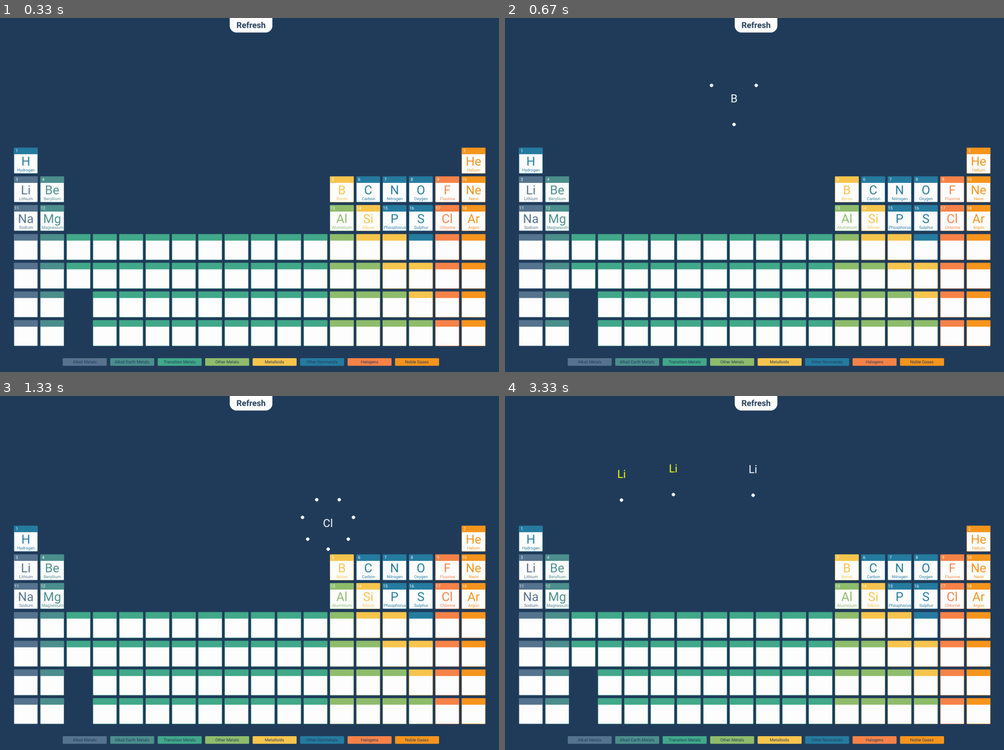
Above: before the commit, frames 1-4 (two rows, left to right).
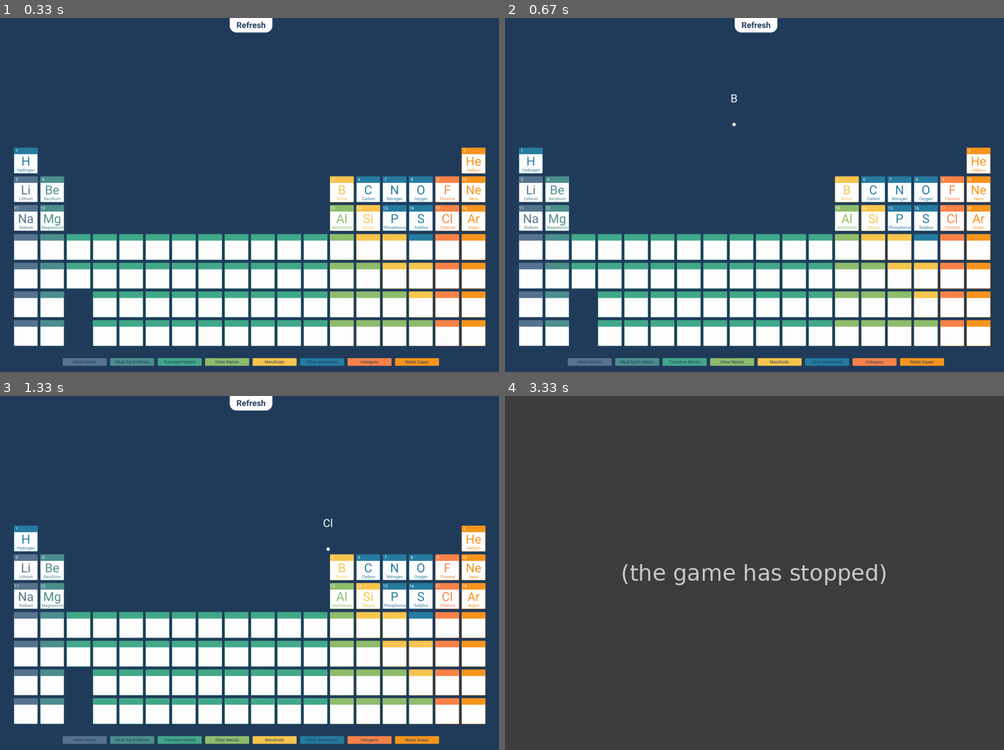
Above: after the commit, the same moments.

Repository: 15collinst/Pygame
Game: pygame game, started from main.py
Two runs of this game, one before a commit and one after it. Both use one fixed random seed, a clock stepped at 60 frames per second and the inputs below.
Inputs (mouse positions are in pixels of both pictures, inside the frame that each line leads up to):
- Up to frame 1 (0.33 s): no input
- Up to frame 2 (0.67 s): press the mouse at (844, 187) at 0.37 s; move the mouse to (789, 141) at 0.47 s; release the mouse at (734, 99) at 0.6 s
- Up to frame 3 (1.33 s): click (249, 403) at 0.72 s; press the mouse at (449, 594) at 1.03 s; move the mouse to (389, 558) at 1.13 s; release the mouse at (329, 523) at 1.27 s
- Up to frame 4 (3.33 s): press the mouse at (754, 403) at 1.37 s; move the mouse to (699, 544) at 1.47 s; release the mouse at (644, 682) at 1.6 s; press the mouse at (529, 565) at 1.7 s; move the mouse to (594, 516) at 1.8 s; release the mouse at (659, 466) at 1.93 s; press the mouse at (529, 565) at 2.03 s; move the mouse to (669, 519) at 2.13 s; release the mouse at (809, 470) at 2.27 s; press the mouse at (529, 565) at 2.37 s; move the mouse to (554, 523) at 2.47 s; release the mouse at (579, 477) at 2.6 s

Frame 1 is identical in both runs. In frame 2, less than 0.1% of the frame differs, in the area x 41-51%, y 18-20%; in frame 3, less than 0.1%; in frame 4, 100%, in the area x 0-100%, y 0-100%.
Error after the commit: IndexError: list index out of range (sprite.py line 122); the game stopped at 3.08 s (later frames are placeholders)

Commit message:
Involved electrons in the bonding of elements

Diff:
--- a/electron.py
+++ b/electron.py
@@ -4,20 +4,30 @@
 class Electron():
     def __init__(electron):
         electron.angle = 0
-        electron.reactivity = 0
         electron.colour = (255, 255, 255)
         electron.size = 5
+        electron.bonded = False
 
-    def get_position(electron, mx, my, angle):
+    def get_angle(electron, other_x, other_y, ex, ey):
+        x, y = electron.get_position(ex, ey)
+        dx = x - other_x
+        dy = y - other_y
+
+        adjustment = math.degrees(math.atan2(dx, dy))+90
+
+    def get_position(electron, mx, my):
         orbit_radius = 75
-        sine_of_orbit_degree = math.sin(angle * 0.0174532925)
+        sine_of_orbit_degree = math.sin(electron.angle * 0.0174532925)
         x_coordinate = mx + (sine_of_orbit_degree * orbit_radius)
 
-        cosine_of_orbit_degree = math.cos(angle * 0.0174532925)
+        cosine_of_orbit_degree = math.cos(electron.angle * 0.0174532925)
         y_coordinate = my + (cosine_of_orbit_degree * orbit_radius)
 
         return [x_coordinate, y_coordinate]
 
-    def draw(electron, SCREEN, angle, mx, my):
-        orbit_pos = electron.get_position(mx, my, angle)
+    def draw(electron, SCREEN, mx, my):
+        orbit_pos = electron.get_position(mx, my)
         pygame.draw.circle(SCREEN, electron.colour, orbit_pos, electron.size, 0)
+
+    def get_bonded(electron):
+        return electron.bonded
--- a/sprite.py
+++ b/sprite.py
@@ -9,14 +9,18 @@
         element.x = x
         element.y = y
 
-        # set the elements starting angle and shared electrons
+        # set the electrons starting angle and shared electrons
         element.angle = 0
-        element.shared_electrons = 0
 
         # set the symbol of the electron
         element.symbols = ["H", "He","Li","Be","B","C","N","O","F","Ne","Na","Mg","Al","Si","P","S","Cl","Ar"]
         element.font = pygame.font.Font("assets/sprites/Roboto-Regular.ttf", 32)
         element.symbol = element.font.render(element.symbols[element.atomic_number -1], True, (255,255,255))
+
+        # lists to store elements electrons
+        element.unbonded_electrons = []
+        element.bonded_electrons = []
+        element.borrowed_electrons = []
 
         # deduce the number of outer shell electrons
         num_of_electrons = atomic_number
@@ -25,11 +29,10 @@
         if atomic_number > 10:
             num_of_electrons = atomic_number - 10
 
-        # creates all the electrons for this element
-        electrons = []
+        # creates all the electrons for this element and adds them to the unbonded list
         for i in range(num_of_electrons):
-            electrons.append(electron.Electron())
-        element.electrons = electrons
+            element.unbonded_electrons.append(electron.Electron())
+
 
     # set the elements coordinates
     def set_coordinates(element, x, y):
@@ -41,7 +44,7 @@
         return element.x, element.y
 
     def get_num_of_electrons(element):
-        return len(element.electrons)
+        return len(element.unbonded_electrons) + len(element.bonded_electrons) + len(element.borrowed_electrons)
 
     # draws the element on the screen
     def draw(element, SCREEN):
@@ -49,25 +52,10 @@
         sprite_centre_y = element.y - element.symbol.get_height() / 2
         SCREEN.blit(element.symbol, (sprite_centre_x, sprite_centre_y))
 
-        # draw all of the electrons going around the element
-        for i in range(len(element.electrons)):
-            rotation = i * (360 / len(element.electrons))
-            element.electrons[i].draw(SCREEN, element.angle+rotation, element.x, element.y)
-
-    def active(element, mx, my, static_elements):
-        if not static_elements:
-            element.angle += 1
-        else:
-            for static_element in static_elements:
-                if math.sqrt(((static_element[1] - mx) ** 2) + ((static_element[2] - my) ** 2) ) > 300:
-                    print(f"not colliding with {static_element}")
-                else:
-                    print(f"colliding with {static_element}")
-
-
+        element.draw_electrons(SCREEN)
 
     def get_sharing_electrons(element):
-        num_of_outer_electrons = element.get_num_of_electrons() + element.shared_electrons
+        num_of_outer_electrons = element.get_num_of_electrons()
 
         # exeption for H and He which are trying to achive an outer shell of 2
         if element.atomic_number <= 2:
@@ -97,6 +85,7 @@
                         x,y = element.move_element(ex, ey, ox, oy, "push")
                         other_element.set_coordinates(x,y)
 
+
                 # if the element is bonded and too close to something else then push apart to a 100px distance
                 if element.get_sharing_electrons() == None or other_element.get_sharing_electrons() == None:
                     if distance_apart < (75 * 2):
@@ -104,20 +93,39 @@
                         other_element.set_coordinates(x,y)
 
 
+                # if elements both have a free electron then move closer together and if theyre touching theyre bonded
                 if element.get_sharing_electrons() != None and other_element.get_sharing_electrons() != None:
                     if distance_apart > (75 * 2):
                          x,y = element.move_element(ex, ey, ox, oy, "pull")
                          other_element.set_coordinates(x,y)
-                    if distance_apart < (74 * 2):
+
+                    if distance_apart < (75 * 2):
                         x,y = element.move_element(ex, ey, ox, oy, "push")
                         other_element.set_coordinates(x,y)
 
                     if distance_apart == (75 * 2):
-                        element.shared_electrons += 1
-                        other_element.shared_electrons += 1
-                        element.symbol = element.font.render(element.symbols[element.atomic_number -1], True, (255,255,0))
-                        other_element.symbol = other_element.font.render(other_element.symbols[other_element.atomic_number -1], True, (255,255,0))
+                        element.set_bonded(other_element)
+                        other_element.set_bonded(element)
+                        for i in range(len(element.unbonded_electrons)):
+                            element.unbonded_electrons[i].angle += 1
 
+    def draw_electrons(element, SCREEN):
+        #draw unbonded electrons
+        for electron in element.unbonded_electrons:
+            electron.draw(SCREEN, element.x, element.y)
+        # draw bonded electrons
+        for electron in element.bonded_electrons:
+            electron.draw(SCREEN, element.x, element.y)
+
+    def set_bonded(element, other_element):
+        # move unbonded electron to bonded electrons
+        element.bonded_electrons.append(element.unbonded_electrons[0])
+        element.unbonded_electrons.pop(0)
+
+        # move bonded electron to other elements borrowed electrons
+        other_element.bonded_electrons.append(element.bonded_electrons[0])
+
+        element.symbol = element.font.render(element.symbols[element.atomic_number -1], True, (255,0,255))
 
     def move_element(element, mx, my, x, y, direction):
         dx = mx - x
@@ -138,3 +146,9 @@
             y -= mvy * 1
 
         return x,y
+
+    def rotate_electrons(element, other_element):
+        for electron in element.electrons:
+            if not electron.get_bonded():
+                electron.colour = (255, 0, 0)
+                electron.rotate_electron(other_element.x, other_element.y, element.x, element.y)
